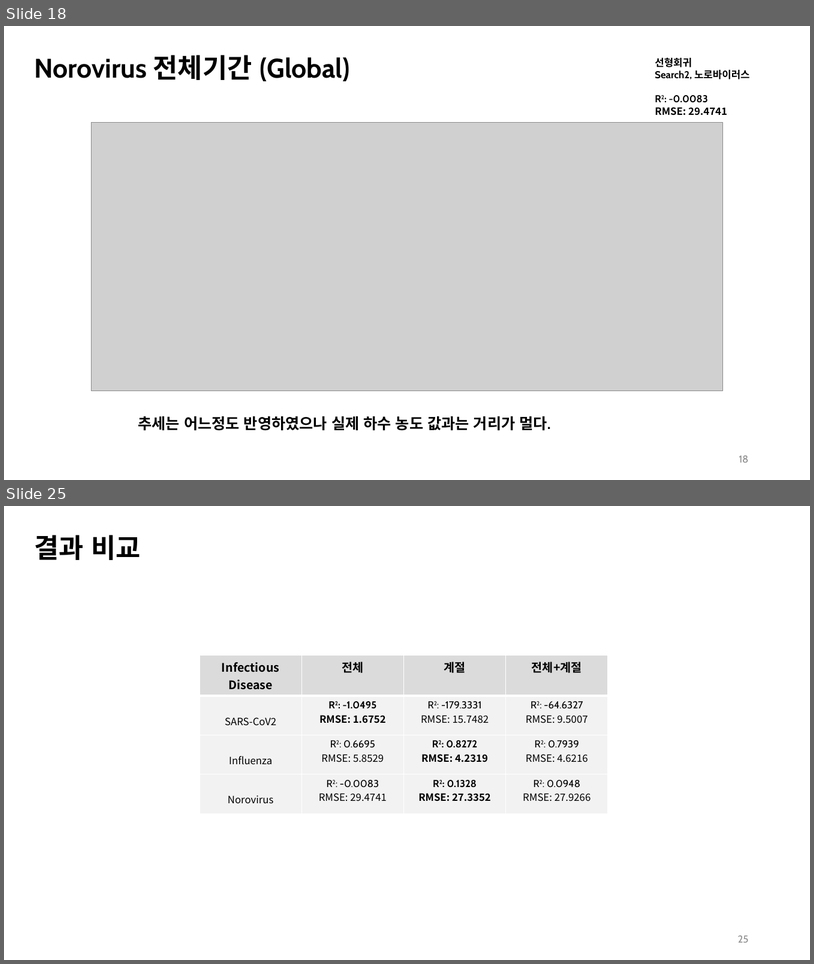
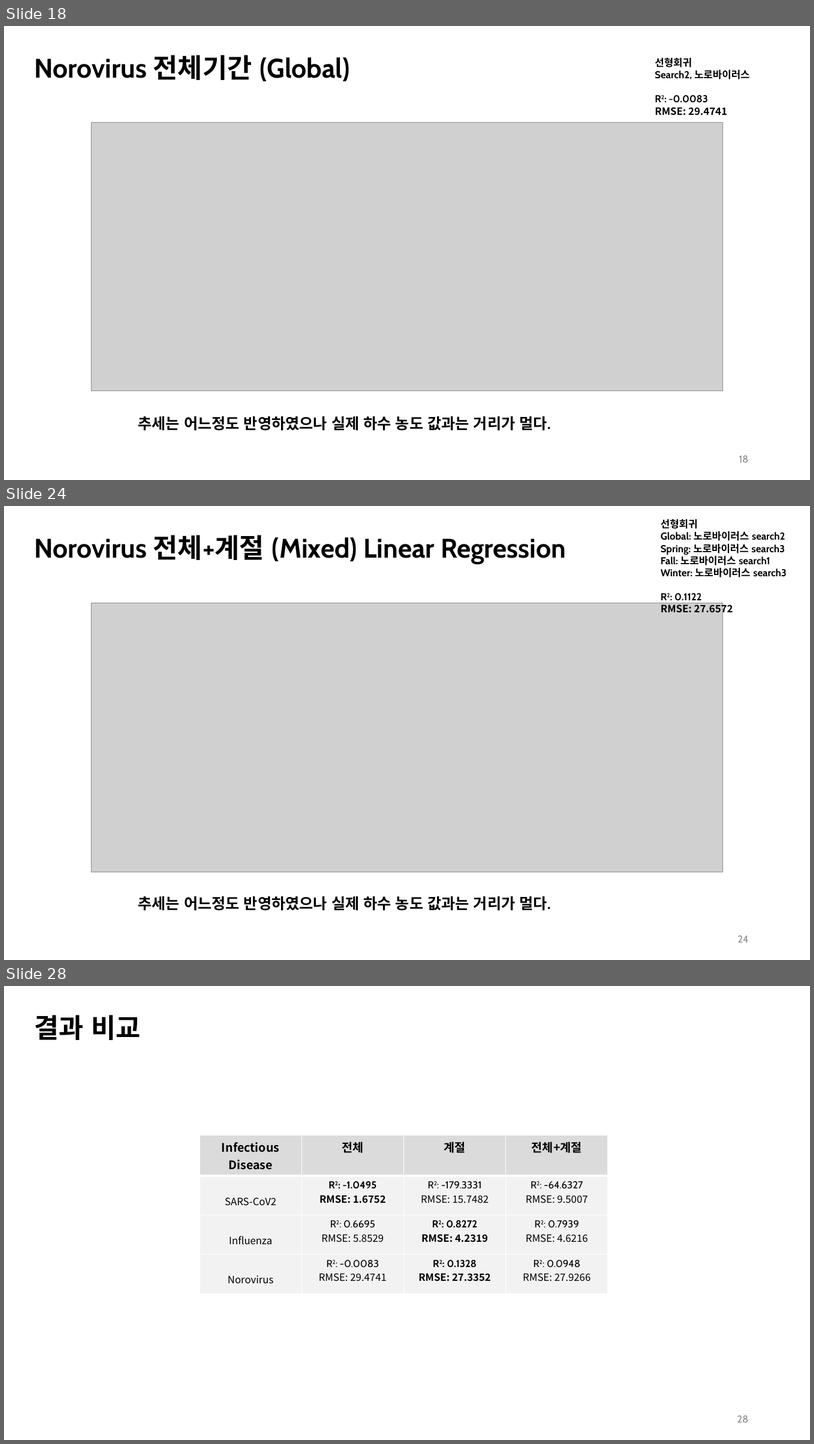
Before and after one commit to sjnkang/EpiSearch, a slide deck: meeting/2026-09-22.pptx. Shown one above the other, each under a label of ours: slides 18 and 25 before the commit, slides 18, 24 and 28 after it; the slides between them are not shown. The pictures are 814x964 and 814x1444 pixels, drawn with LibreOffice and Linux fonts; fonts in the diff are those of the drawing; grey boxes stand for pictures. Boxes give left, top, right and bottom in pixels: in the first picture for what was removed or moved away, otherwise in the second. Text is boxed around its words. In the diff, an @@ line names an element or a change of style, - is before the commit and + after.

Commit message:
mix_linear Update

```diff
--- a/meeting/2026-09-22.pptx
+++ b/meeting/2026-09-22.pptx
@@ slide 24 added at [4, 506, 810, 960], background #FFFFFF @@
@@ text added at [661, 519, 786, 615], 12 pt, text #000000, bold @@
+선형회귀
+Global: 노로바이러스 search2
+Spring: 노로바이러스 search3
+Fall: 노로바이러스 search1
+Winter: 노로바이러스 search3
+R2: 0.1122
+RMSE: 27.6572
@@ title added at [34, 535, 566, 564], 32 pt, text #000000, bold @@
+Norovirus 전체+계절 (Mixed) Linear Regression
@@ picture added at [92, 603, 723, 871] @@
@@ text added at [138, 896, 551, 910], 18 pt, text #000000, bold @@
+추세는 어느정도 반영하였으나 실제 하수 농도 값과는 거리가 멀다.
@@ page number added at [738, 935, 749, 942], 12 pt, text #8C8C8C @@
+24
@@ what was slide 25 is now slide 28 @@
@@ page number at [737, 1415, 749, 1422]: text changed @@
-25
+28
```
Also in this commit, not shown: 7 slides changed, 2 other slides added, 8 other files.
